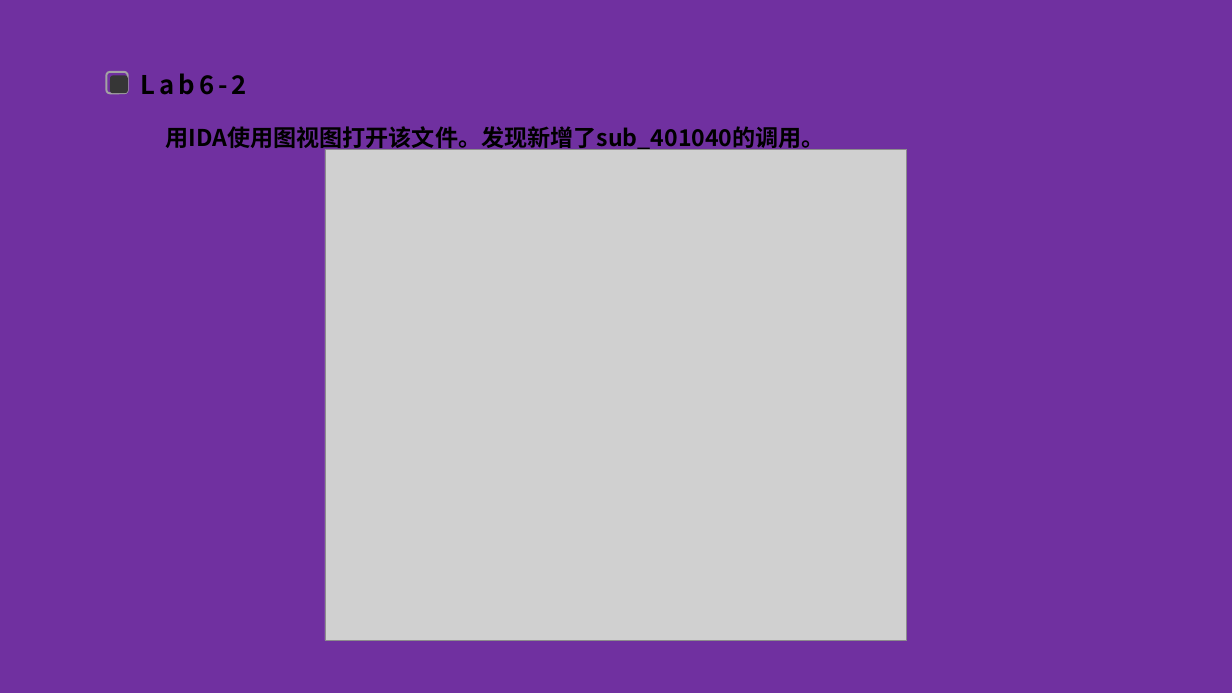
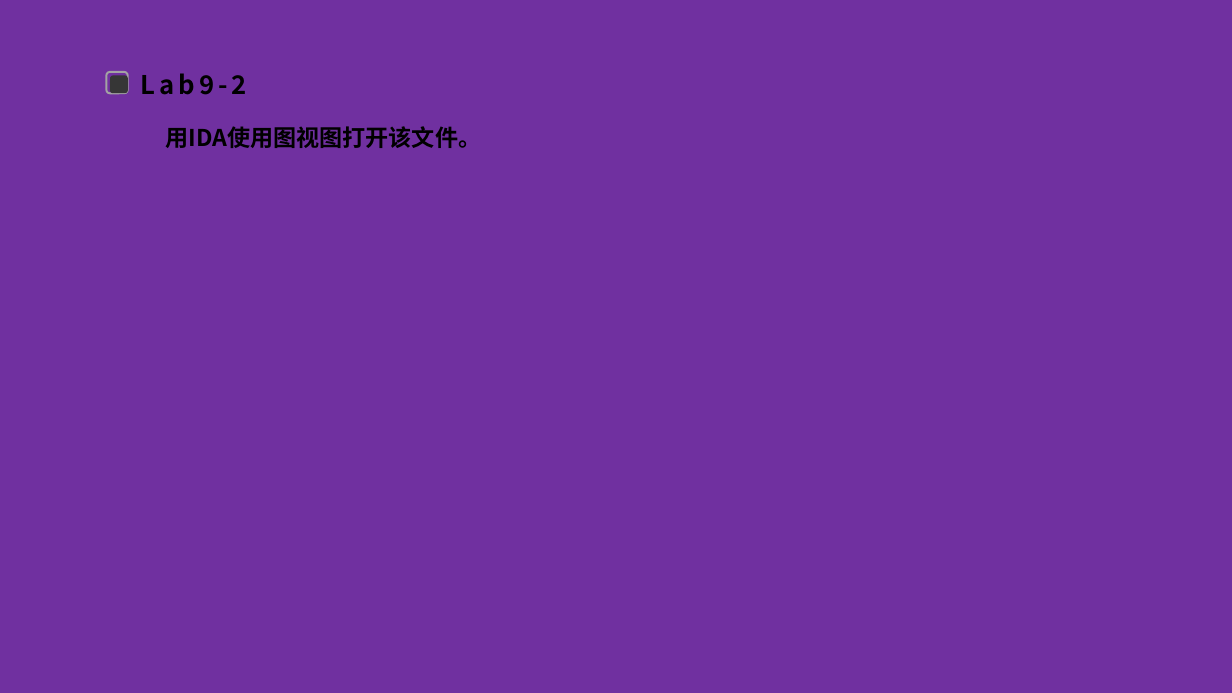
Before and after one commit to FlandreScarlet36/Malicious_code_labs, a slide deck: slide 24 of lab6/Lab6实验分享.pptx (slide 4 before the commit). Drawn at 1232x693 pixels with LibreOffice and Linux fonts; fonts in the diff are those of the drawing; grey boxes stand for pictures; background and template pictures are left out. Boxes give left, top, right and bottom in pixels: in the first picture for what was removed or moved away, otherwise in the second. Text is boxed around its words. In the diff, an @@ line names an element or a change of style, - is before the commit and + after.

Commit message:
Added ppt

```diff
--- a/lab6/Lab6实验分享.pptx
+++ b/lab6/Lab6实验分享.pptx
@@ text at [141,73,247,95]: text changed @@
-Lab6-2
+Lab9-2
@@ text at [165,126,481,148]: text changed @@
-用IDA使用图视图打开该文件。发现新增了sub_401040的调用。
+用IDA使用图视图打开该文件。
@@ picture removed at [325,150,908,641] @@
```
Also in this commit, not shown: 2 other slides changed, 32 slides added, 9 slides removed, 2 other files.
